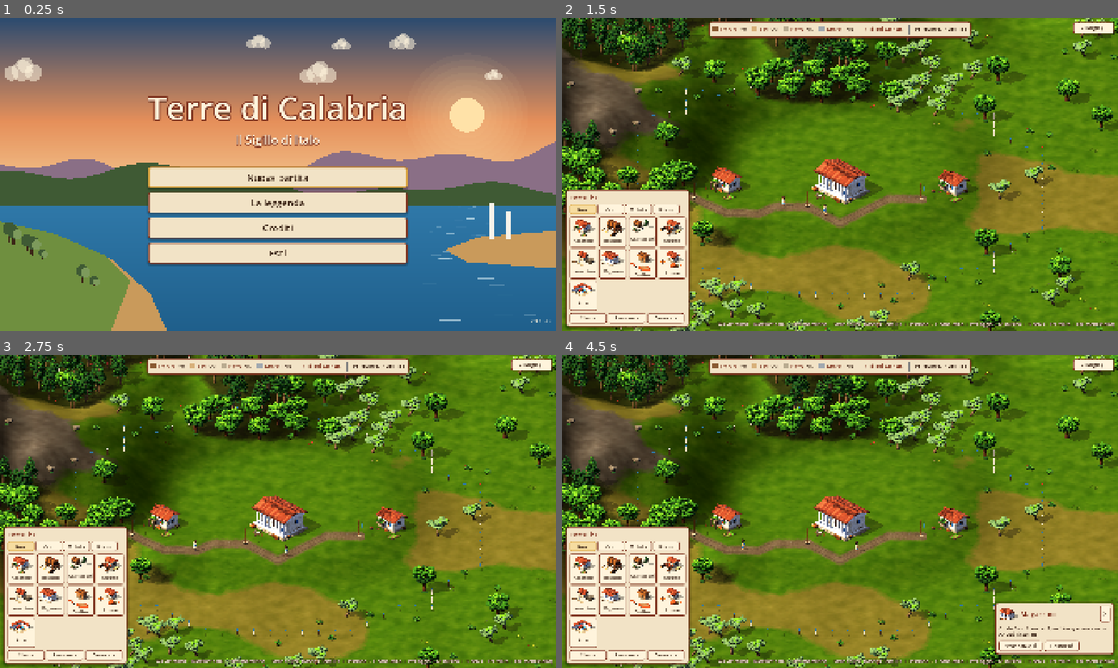
Above: before the commit, frames 1-4 (two rows, left to right).
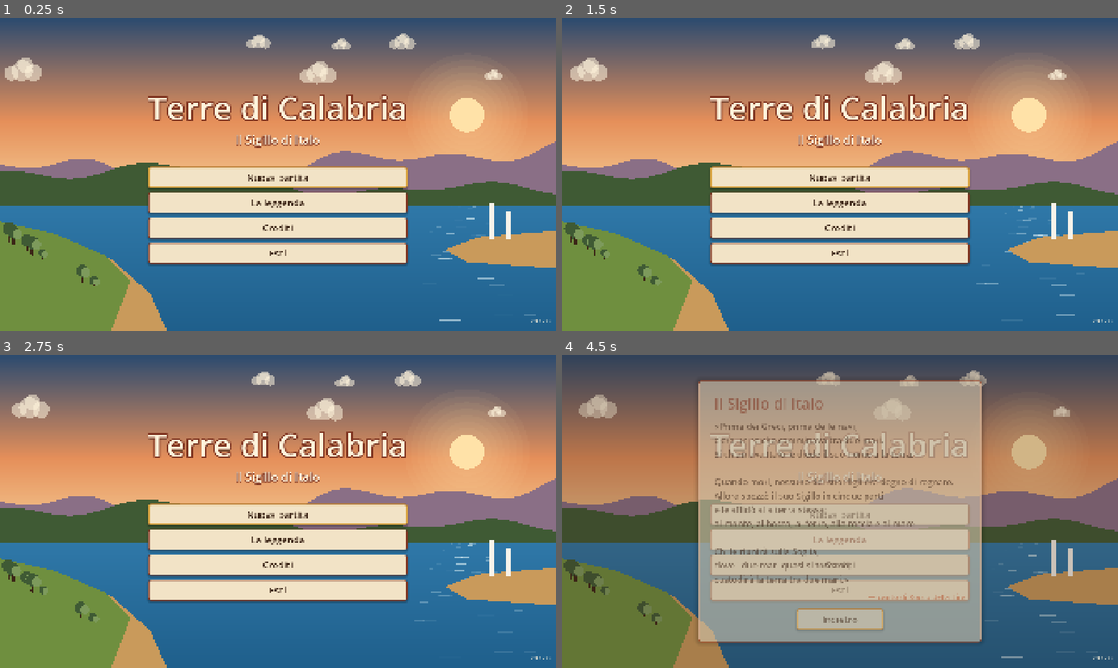
Above: after the commit, the same moments.

Repository: danylbd/terre-di-calabria
Game: Godot game, scene res://src/main/title_screen.tscn
Same seed, same stepped clock (60 frames per second), same inputs: the game is played once before the commit and once after it.
Inputs (mouse positions are in pixels of both pictures, inside the frame that each line leads up to):
- Up to frame 1 (0.25 s): no input
- Up to frame 2 (1.5 s): click "Nuova partita" at 0.5 s; click (840, 252) at 1.25 s, where only the run after the commit has a clickable "Indietro"
- Up to frame 3 (2.75 s): click (22, 545) at 2 s, where only the run before the commit has a clickable "Base"
- Up to frame 4 (4.5 s): click (612, 545) at 2.75 s, where only the run before the commit has a clickable "Cibo"; click (584, 483) at 3.5 s, where only the run before the commit has a clickable "Base"; click (840, 539) at 4.25 s, where only the run after the commit has a clickable "La leggenda"

The runs differ from the first frame. In frame 1, less than 0.1% of the frame differs, in the area x 97-99%, y 96-98%; in frame 2, 100%; in frame 3, 100%; in frame 4, 100%, in the area x 0-100%, y 0-100%.

Commit message:
Step 15: scelta della modalita' all'avvio (fine della Fase 2)
- Nuova partita: Solo pace, Pace poi guerra, Solo guerra
- Pace poi guerra: i Brettii dichiarano guerra quando il villaggio arriva a
  60 coloni o dopo 40 minuti, con 2 minuti di preavviso
- Solo guerra: avamposti con 4 difensori e tregua di 4 minuti
- Modalita' nel salvataggio e nel pannello del villaggio
- tools/test/test_modalita.gd; versione 0.17.0

Co-Authored-By: Claude <noreply@anthropic.com>

Diff:
--- a/project.godot
+++ b/project.godot
@@ -6,7 +6,7 @@
 
 config/name="Terre di Calabria"
 config/description="Gioco di strategia ed economia ambientato in Calabria."
-config/version="0.16.0"
+config/version="0.17.0"
 run/main_scene="res://src/main/title_screen.tscn"
 config/features=PackedStringArray("4.7", "Mobile")
 config/icon="res://icon.svg"
--- /dev/null
+++ b/src/core/impostazioni.gd
@@ -0,0 +1,10 @@
+class_name Impostazioni
+## Scelte fatte nel menu iniziale per la prossima partita.
+
+const MODALITA := {
+	"pace": ["Solo pace", "Costruisci e fai crescere il villaggio: nessun nemico."],
+	"pace_poi_guerra": ["Pace, poi guerra", "Prima l'economia; quando il villaggio è cresciuto i Brettii dichiarano guerra."],
+	"guerra": ["Solo guerra", "I Brettii sono ostili fin dall'inizio: dopo pochi minuti attaccano."],
+}
+
+static var modalita := "pace_poi_guerra"
--- a/src/core/salvataggio.gd
+++ b/src/core/salvataggio.gd
@@ -92,7 +92,8 @@
 	for n in v.nemici.values():
 		nemici.append([n.tipo, n.casella.x, n.casella.y, n.proprietario, n.soldati])
 	d["nemici"] = nemici
-	d["avversario"] = [p.avversario.tempo, p.avversario._espansione, p.avversario._attacco, p.avversario.attivo]
+	d["avversario"] = [p.avversario.tempo, p.avversario._espansione, p.avversario._attacco, p.avversario.attivo,
+		p.avversario.modalita, p.avversario.tregua, p.avversario.guerra_dichiarata]
 	# i soldati in marcia tornano nella riserva (quelli all'attacco ricominceranno da capo)
 	d["soldati"] = v.soldati + p.guerra.in_marcia()
 	var bandiere := []
@@ -145,6 +146,10 @@
 		p.avversario._espansione = float(d["avversario"][1])
 		p.avversario._attacco = float(d["avversario"][2])
 		p.avversario.attivo = d["avversario"][3]
+		if d["avversario"].size() > 4:
+			p.avversario.modalita = d["avversario"][4]
+			p.avversario.tregua = float(d["avversario"][5])
+			p.avversario.guerra_dichiarata = d["avversario"][6]
 	# prima gli edifici finiti (allargano i confini), poi i cantieri
 	var vecchi := {}                 # id salvato -> Edificio nuovo
 	var ordinati: Array = d["edifici"].duplicate()
--- a/src/main/title_screen.gd
+++ b/src/main/title_screen.gd
@@ -19,6 +19,7 @@
 var _menu: VBoxContainer
 var _strato_leggenda: CenterContainer
 var _strato_crediti: CenterContainer
+var _strato_modalita: CenterContainer
 var _avviso: Label
 var _tween_avviso: Tween
 
@@ -29,6 +30,7 @@
 	_crea_titolo_e_menu()
 	_strato_leggenda = _crea_strato(_crea_pannello_leggenda())
 	_strato_crediti = _crea_strato(_crea_pannello_crediti())
+	_strato_modalita = _crea_strato(_crea_pannello_modalita())
 	_crea_versione()
 	_crea_avviso()
 	_menu.get_child(0).grab_focus()
@@ -37,7 +39,7 @@
 
 
 func _unhandled_input(event: InputEvent) -> void:
-	if event.is_action_pressed("ui_cancel") and (_strato_leggenda.visible or _strato_crediti.visible):
+	if event.is_action_pressed("ui_cancel") and (_strato_leggenda.visible or _strato_crediti.visible or _strato_modalita.visible):
 		_torna_al_menu()
 		get_viewport().set_input_as_handled()
 
@@ -87,7 +89,7 @@
 		_aggiungi_voce("Continua la partita", func():
 			Salvataggio.da_caricare = Salvataggio.PERCORSO
 			get_tree().change_scene_to_file("res://src/mappa/partita.tscn"))
-	_aggiungi_voce("Nuova partita", _on_nuova_partita)
+	_aggiungi_voce("Nuova partita", func(): _mostra(_strato_modalita))
 	_aggiungi_voce("La leggenda", func(): _mostra(_strato_leggenda))
 	_aggiungi_voce("Crediti", func(): _mostra(_strato_crediti))
 	_aggiungi_voce("Esci", func(): get_tree().quit())
@@ -168,6 +170,31 @@
 	return pannello
 
 
+## Nuova partita: si sceglie se giocare in pace, in guerra o prima in pace e poi in guerra.
+func _crea_pannello_modalita() -> PanelContainer:
+	var pannello := PanelContainer.new()
+	pannello.custom_minimum_size = Vector2(860, 0)
+	var colonna := VBoxContainer.new()
+	colonna.add_theme_constant_override("separation", 16)
+	pannello.add_child(colonna)
+	colonna.add_child(_etichetta("Nuova partita", 48, Palette.TERRACOTTA_SCURA))
+	colonna.add_child(_etichetta("Come vuoi giocare?", 26, Palette.INCHIOSTRO))
+	for m in ["pace", "pace_poi_guerra", "guerra"]:
+		var b := Button.new()
+		b.text = Impostazioni.MODALITA[m][0]
+		b.custom_minimum_size = Vector2(520, 0)
+		b.size_flags_horizontal = Control.SIZE_SHRINK_CENTER
+		b.pressed.connect(func():
+			Impostazioni.modalita = m
+			_on_nuova_partita())
+		colonna.add_child(b)
+		var spiega := _etichetta(Impostazioni.MODALITA[m][1], 20, Color(Palette.INCHIOSTRO, 0.8))
+		spiega.autowrap_mode = TextServer.AUTOWRAP_WORD_SMART
+		colonna.add_child(spiega)
+	colonna.add_child(_bottone_indietro())
+	return pannello
+
+
 func _crea_versione() -> void:
 	var etichetta := Label.new()
 	etichetta.text = "v%s" % ProjectSettings.get_setting("application/config/version", "0.0.0")
@@ -232,7 +259,7 @@
 
 
 func _torna_al_menu() -> void:
-	for strato in [_strato_leggenda, _strato_crediti]:
+	for strato in [_strato_leggenda, _strato_crediti, _strato_modalita]:
 		strato.visible = false
 		(strato.get_meta("velo") as ColorRect).visible = false
 	_menu.get_child(0).grab_focus()
--- a/src/mappa/avversario.gd
+++ b/src/mappa/avversario.gd
@@ -3,9 +3,17 @@
 ## I Brettii, il popolo delle montagne, giocati dal computer. Crescono piano: ogni tanto alzano una
 ## torre nuova al margine del loro territorio. Dopo una tregua iniziale, quando una loro torre ha
 ## abbastanza guerrieri, attaccano il nostro forte più debole tra quelli raggiungibili.
+## Modalità (scelta all'avvio): «pace» (niente Brettii), «guerra» (tregua breve), «pace_poi_guerra»
+## (i Brettii restano tranquilli finché il villaggio non è cresciuto, poi dichiarano guerra).
 
 const POPOLO := 2
+signal messaggio(testo: String, errore: bool)
+
 const TREGUA := 900.0                # secondi di pace all'inizio della partita
+const TREGUA_GUERRA := 240.0         # nella modalità «solo guerra»
+const POPOLAZIONE_GUERRA := 60       # «pace poi guerra»: la guerra arriva quando il villaggio è così grande...
+const TEMPO_GUERRA := 2400.0         # ...o al più tardi dopo 40 minuti
+const PREAVVISO := 120.0
 const OGNI_ESPANSIONE := 300.0
 const OGNI_ATTACCO := 240.0
 const TORRI_MAX := 6
@@ -15,6 +23,9 @@
 var guerra: Guerra
 var dati: DatiMappa
 var attivo := true                   # false nella partita «solo pace»
+var modalita := "pace_poi_guerra"
+var tregua := TREGUA                 # fino a quando (in secondi di partita) i Brettii non attaccano
+var guerra_dichiarata := false
 var tempo := 0.0                     # secondi dall'inizio della partita (si salva)
 var _espansione := OGNI_ESPANSIONE
 var _attacco := OGNI_ATTACCO
@@ -28,6 +39,22 @@
 	_rng.seed = 1453
 
 
+## Prepara i Brettii per la modalità scelta.
+func imposta_modalita(m: String) -> void:
+	modalita = m
+	attivo = m != "pace"
+	tregua = TREGUA_GUERRA if m == "guerra" else TREGUA
+	guerra_dichiarata = m == "guerra"
+
+
+## «Pace poi guerra»: quando il villaggio è cresciuto i Brettii dichiarano guerra, con un preavviso.
+func dichiara_guerra() -> void:
+	guerra_dichiarata = true
+	tregua = tempo + PREAVVISO
+	messaggio.emit("I Brettii dichiarano guerra! Fra due minuti attaccheranno: prepara i forti", true)
+	Suono.suona("errore")
+
+
 func _process(delta: float) -> void:
 	if not attivo or villaggio.nemici.is_empty():
 		return
@@ -36,7 +63,11 @@
 	if _espansione <= 0.0:
 		_espansione = OGNI_ESPANSIONE
 		espandi()
-	if tempo < TREGUA:
+	if not guerra_dichiarata:
+		if modalita == "pace_poi_guerra" and (villaggio.popolazione() >= POPOLAZIONE_GUERRA or tempo >= TEMPO_GUERRA):
+			dichiara_guerra()
+		return
+	if tempo < tregua:
 		return
 	_attacco -= delta
 	if _attacco <= 0.0:
--- a/src/mappa/partita.gd
+++ b/src/mappa/partita.gd
@@ -79,6 +79,8 @@
 	avversario = Avversario.new()
 	add_child(avversario)
 	avversario.prepara(villaggio, guerra, dati)
+	avversario.messaggio.connect(_mostra_avviso)
+	avversario.imposta_modalita(Impostazioni.modalita)
 	villaggio.logistica = logistica
 	villaggio.territorio_cambiato.connect(segni.aggiorna)
 	villaggio.messaggio.connect(_mostra_avviso)
@@ -89,7 +91,8 @@
 	Salvataggio.da_caricare = ""
 	if da_caricare == "":
 		_metti_villaggio()
-		_metti_brettii()
+		if Impostazioni.modalita != "pace":
+			_metti_brettii()
 
 	camera = CameraMappa.new()
 	camera.area = terreno.limiti()
@@ -520,7 +523,7 @@
 					migliore = c
 		if migliore.x >= 0:
 			presi.append(migliore)
-			villaggio.metti_nemico("torre_brettia", migliore, 2, 3)
+			villaggio.metti_nemico("torre_brettia", migliore, 2, 4 if Impostazioni.modalita == "guerra" else 3)
 
 
 func _posto_libero(c: Vector2i, taglia: int) -> bool:
@@ -614,6 +617,7 @@
 	pannello_villaggio.logistica = logistica
 	pannello_villaggio.rete = rete
 	pannello_villaggio.stagioni = stagioni
+	pannello_villaggio.avversario = avversario
 	strato.add_child(pannello_villaggio)
 	pannello_villaggio.set_anchors_and_offsets_preset(Control.PRESET_TOP_RIGHT, Control.PRESET_MODE_MINSIZE, 70)
 	pannello_villaggio.grow_horizontal = Control.GROW_DIRECTION_BEGIN
--- a/src/ui/pannello_villaggio.gd
+++ b/src/ui/pannello_villaggio.gd
@@ -16,6 +16,7 @@
 var logistica: Logistica
 var rete: ReteStrade
 var stagioni: Stagioni
+var avversario: Avversario
 var _testo: RichTextLabel
 var _aggiorna := 0.0
 
@@ -69,6 +70,11 @@
 	var righe := []
 	if stagioni:
 		righe.append("[b]%s[/b]%s" % [stagioni.nome(), "  —  d'inverno i campi non crescono e non si semina" if stagioni.inverno() else ""])
+	if avversario:
+		var stato := "nessun nemico" if not avversario.attivo else (
+			"i Brettii sono in pace" if not avversario.guerra_dichiarata else (
+			"guerra fra %d s" % ceili(avversario.tregua - avversario.tempo) if avversario.tempo < avversario.tregua else "in guerra con i Brettii"))
+		righe.append("Partita: %s  —  %s" % [Impostazioni.MODALITA[avversario.modalita][0], stato])
 	var case := v.edifici.values().filter(func(e): return e.tipo == "casa_greca" and e.finito).size()
 	righe.append("[b]Popolazione: %d[/b] su %d posti  (%d abitazioni)" % [v.popolazione(), v.capacita(), case])
 	righe.append("Coloni liberi %d  ·  portatori %d  ·  lavoratori %d%s" % [v.coloni_liberi, rete.portatori(), v.lavoratori(),
--- /dev/null
+++ b/tools/test/test_modalita.gd
@@ -0,0 +1,104 @@
+extends SceneTree
+## Test automatico dello step 15 (modalità all'avvio): solo pace (niente Brettii), solo guerra (Brettii
+## più forti e tregua breve), pace poi guerra (la guerra arriva quando il villaggio è cresciuto);
+## la modalità si salva; il menu iniziale propone la scelta.
+## Uso: godot --headless --path . --script tools/test/test_modalita.gd
+## (FOTO=file.png senza --headless: screenshot del menu di scelta)
+
+const FILE := "user://test_modalita.json"
+
+var p: Node2D
+var errori := 0
+
+
+func _initialize() -> void:
+	_prova.call_deferred()
+
+
+func _nuova(modalita: String) -> void:
+	if p:
+		p.queue_free()
+		await process_frame
+	Impostazioni.modalita = modalita
+	p = load("res://src/mappa/partita.tscn").instantiate()
+	root.add_child(p)
+	await process_frame
+	await process_frame
+
+
+func _prova() -> void:
+	await _nuova("pace")
+	_controlla(p.villaggio.nemici.is_empty() and not p.avversario.attivo, "solo pace: nessun Brettio")
+
+	await _nuova("guerra")
+	var av: Avversario = p.avversario
+	_controlla(p.villaggio.nemici.size() == 2, "solo guerra: due avamposti")
+	_controlla(p.villaggio.nemici.values().all(func(n): return n.soldati == 4), "solo guerra: avamposti con 4 difensori")
+	_controlla(av.guerra_dichiarata and av.tregua == Avversario.TREGUA_GUERRA, "solo guerra: tregua breve (%d s)" % av.tregua)
+
+	await _nuova("pace_poi_guerra")
+	av = p.avversario
+	_controlla(p.villaggio.nemici.size() == 2 and not av.guerra_dichiarata, "pace poi guerra: i Brettii ci sono ma sono in pace")
+	Engine.time_scale = 8.0
+	await create_timer(30.0).timeout
+	_controlla(not av.guerra_dichiarata, "con un villaggio piccolo resta la pace")
+	p.villaggio.coloni_liberi += 25
+	await create_timer(5.0).timeout
+	Engine.time_scale = 1.0
+	_controlla(av.guerra_dichiarata, "il villaggio è cresciuto (%d coloni): i Brettii dichiarano guerra" % p.villaggio.popolazione())
+	_controlla(av.tregua > av.tempo and av.tregua - av.tempo <= Avversario.PREAVVISO, "c'è un preavviso prima degli attacchi (%d s)" % (av.tregua - av.tempo))
+	_controlla(p.pannello_villaggio != null, "pannello del villaggio presente")
+	p.pannello_villaggio.alterna()
+	await process_frame
+	_controlla(p.pannello_villaggio._testo.text.contains("Pace, poi guerra"), "il pannello del villaggio dice la modalità")
+
+	Salvataggio.salva(p, FILE)
+	Impostazioni.modalita = "pace"
+	p.queue_free()
+	await process_frame
+	Salvataggio.da_caricare = FILE
+	p = load("res://src/mappa/partita.tscn").instantiate()
+	root.add_child(p)
+	await process_frame
+	await process_frame
+	_controlla(p.avversario.modalita == "pace_poi_guerra" and p.avversario.guerra_dichiarata and p.villaggio.nemici.size() == 2,
+		"modalità e dichiarazione di guerra si salvano")
+	DirAccess.remove_absolute(ProjectSettings.globalize_path(FILE))
+	p.queue_free()
+	await process_frame
+
+	# il menu iniziale propone la scelta
+	var t = load("res://src/main/title_screen.tscn").instantiate()
+	root.add_child(t)
+	for k in 5:
+		await process_frame
+	t._mostra(t._strato_modalita)
+	for k in 30:
+		await process_frame
+	var testi := []
+	_raccogli_bottoni(t._strato_modalita, testi)
+	_controlla("Solo pace" in testi and "Pace, poi guerra" in testi and "Solo guerra" in testi, "il menu propone le tre modalità %s" % [testi])
+	var foto := OS.get_environment("FOTO")
+	if foto != "":
+		root.get_viewport().get_texture().get_image().save_png(foto)
+		print("Screenshot salvato in ", foto)
+	_fine()
+
+
+func _raccogli_bottoni(n: Node, testi: Array) -> void:
+	if n is Button:
+		testi.append((n as Button).text)
+	for k in n.get_children():
+		_raccogli_bottoni(k, testi)
+
+
+func _fine() -> void:
+	print("RISULTATO: %s (%d errori)" % ["OK" if errori == 0 else "FALLITO", errori])
+	Engine.time_scale = 1.0
+	quit(1 if errori > 0 else 0)
+
+
+func _controlla(ok: bool, cosa: String) -> void:
+	print(("  ok  " if ok else "  NO  ") + cosa)
+	if not ok:
+		errori += 1
Binary file added: docs/immagini/step15-modalita.png
Not shown, changed: export_presets.cfg
Not shown, added: src/core/impostazioni.gd.uid
Not shown, added: tools/test/test_avversario.gd.uid
Not shown, added: tools/test/test_modalita.gd.uid
Not shown, changed: CLAUDE.md
Not shown, changed: docs/diario-automatico.md
Not shown, changed: docs/roadmap.md
